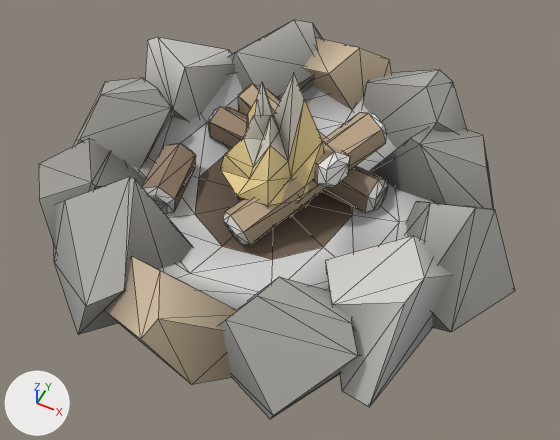
What one commit did to the glTF model src/client/assets/props/forest/firepit.glb.
Rendered twice from a 50 mm lens placed at (0.901, -1.831, 2.16), pointed at (0.085, -0.2, 0.121). The axes (+X, +Y, +Z) are drawn at lower left. The lights are the same throughout. The picture after the commit comes second. Mesh edges are drawn as thin lines. Vertices at exactly the same position are counted once.

The scene before the commit, as lines of its bpy script (objects in view):
```python
me_firepit = bpy.data.meshes.new('firepit')
me_firepit.from_pydata(...)  # 332 vertices, 584 faces; spans x -0.91..0.91, y -0.87..0.87, z 0.0..0.63
me_firepit.materials.append(mat_kit)
ob_firepit = bpy.data.objects.new('firepit', me_firepit)
ob_firepit.location = (0.0, 0.0, 0.0)
```
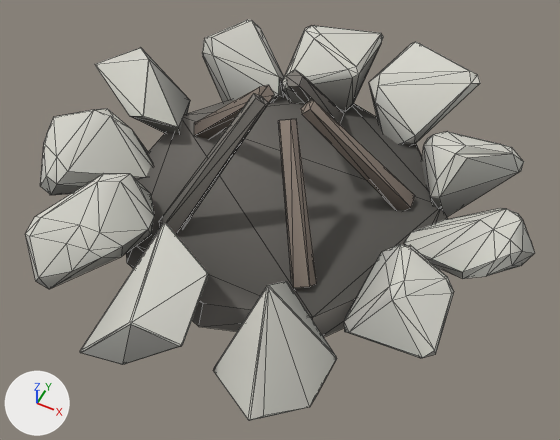
What differs and where, as boxes [x1, y1, x2, y2] in the pictures (560 x 440 px):
```json
{"object": "firepit", "change": "reshaped", "before": [39, 20, 515, 419], "after": [25, 20, 534, 420], "on screen": "7% wider"}
{"part": 1, "of": "me_firepit", "change": "rebuilt", "before": [406, 201, 515, 332], "after": [404, 208, 534, 278]}
{"part": 2, "of": "me_firepit", "change": "rebuilt", "before": [229, 20, 322, 99], "after": [202, 20, 284, 103]}
{"part": 3, "of": "me_firepit", "change": "rebuilt", "before": [370, 128, 494, 209], "after": [422, 132, 524, 217]}
{"part": 4, "of": "me_firepit", "change": "rebuilt", "before": [73, 78, 172, 169], "after": [95, 47, 190, 134]}
{"part": 5, "of": "me_firepit", "change": "rebuilt", "before": [326, 236, 453, 407], "after": [344, 244, 454, 358], "on screen": "13% narrower, 33% shorter"}
{"part": 6, "of": "me_firepit", "change": "rebuilt", "before": [303, 38, 392, 110], "after": [282, 26, 383, 112]}
{"part": 7, "of": "me_firepit", "change": "rebuilt", "before": [54, 177, 193, 334], "after": [25, 174, 154, 289], "on screen": "7% narrower, 27% shorter"}
{"part": 8, "of": "me_firepit", "change": "rebuilt", "before": [219, 277, 360, 419], "after": [213, 281, 337, 420]}
{"part": 9, "of": "me_firepit", "change": "rebuilt", "before": [39, 139, 146, 249], "after": [40, 109, 152, 195]}
{"part": 10, "of": "me_firepit", "change": "added", "after": [126, 94, 448, 337]}
{"part": 11, "of": "me_firepit", "change": "deleted", "before": [223, 113, 387, 245], "on screen": "beige"}
{"part": 12, "of": "me_firepit", "change": "deleted", "before": [208, 106, 387, 212], "on screen": "brown"}
{"part": 13, "of": "me_firepit", "change": "reshaped", "before": [105, 37, 467, 384], "after": [80, 42, 480, 365]}
```

Scene script edits in JSON lines:
```json
{"block": "me_firepit", "where": "# used by ob_firepit; location = (0.0, 0.0, 0.0)"}
{"op": "remove", "block": "me_firepit", "code": "me_firepit.from_pydata(...)  # 332 vertices, 584 faces; spans x -0.91..0.91, y -0.87..0.87, z 0.0..0.63"}
{"op": "add", "block": "me_firepit", "code": "me_firepit.from_pydata(...)  # 408 vertices, 731 faces; spans x -0.92..0.92, y -0.91..0.91, z 0.0..0.57"}
{"block": "me_firepit", "change": "me_firepit part 1: the loose piece of 12 vertices spanning x 0.47..0.91, y -0.34..0.17, z 0.0..0.32 is rebuilt with 34 vertices and now spans x 0.51..0.92, y -0.2..0.14, z 0.03..0.29"}
{"block": "me_firepit", "change": "me_firepit part 2: the loose piece of 12 vertices spanning x -0.55..-0.03, y 0.29..0.78, z 0.0..0.3 is rebuilt with 34 vertices and now spans x -0.59..-0.22, y 0.3..0.69, z 0.0..0.28"}
{"block": "me_firepit", "change": "me_firepit part 3: the loose piece of 12 vertices spanning x 0.23..0.77, y 0.04..0.55, z 0.0..0.31 is rebuilt with 32 vertices and now spans x 0.42..0.78, y 0.11..0.55, z 0.0..0.3"}
{"block": "me_firepit", "change": "me_firepit part 4: the loose piece of 12 vertices spanning x -0.91..-0.52, y -0.32..0.24, z 0.0..0.31 is rebuilt with 30 vertices and now spans x -0.92..-0.45, y -0.04..0.34, z 0.0..0.34"}
{"block": "me_firepit", "change": "me_firepit part 5: the loose piece of 12 vertices spanning x 0.3..0.73, y -0.67..-0.1, z 0.0..0.33 is rebuilt with 29 vertices and now spans x 0.45..0.76, y -0.54..-0.19, z 0.02..0.32"}
{"block": "me_firepit", "change": "me_firepit part 6: the loose piece of 12 vertices spanning x -0.3..0.25, y 0.49..0.87, z 0.0..0.3 is rebuilt with 30 vertices and now spans x -0.22..0.09, y 0.41..0.91, z 0.01..0.33"}
{"block": "me_firepit", "change": "me_firepit part 7: the loose piece of 12 vertices spanning x -0.64..-0.1, y -0.85..-0.39, z 0.0..0.35 is rebuilt with 31 vertices and now spans x -0.59..-0.26, y -0.81..-0.3, z 0.02..0.31"}
{"block": "me_firepit", "change": "me_firepit part 8: the loose piece of 12 vertices spanning x 0.03..0.55, y -0.84..-0.42, z 0.0..0.29 is rebuilt with 32 vertices and now spans x 0.15..0.47, y -0.89..-0.45, z 0.0..0.3"}
{"block": "me_firepit", "change": "me_firepit part 9: the loose piece of 12 vertices spanning x -0.85..-0.43, y -0.66..-0.16, z 0.0..0.3 is rebuilt with 29 vertices and now spans x -0.9..-0.44, y -0.42..-0.08, z 0.0..0.26"}
{"block": "me_firepit", "change": "me_firepit part 10: a new loose piece of 20 vertices spanning x -0.57..0.61, y -0.66..0.58, z 0.02..0.1, in mat_kit"}
{"block": "me_firepit", "change": "me_firepit part 11: the loose piece of 24 vertices spanning x -0.11..0.31, y -0.33..0.28, z 0.03..0.34 is deleted"}
{"block": "me_firepit", "change": "me_firepit part 12: the loose piece of 24 vertices spanning x -0.41..0.36, y 0.02..0.26, z 0.02..0.17 is deleted"}
{"block": "me_firepit", "change": "me_firepit part 13"}
{"block": "me_firepit", "change": "174 vertices are removed from x -0.86..0.61, y -0.87..0.72, z 0.0..0.63"}
{"block": "me_firepit", "change": "316 faces are deleted"}
{"block": "me_firepit", "change": "1 vertex moves within x 0.26, y 0.74, z 0.0"}
{"block": "me_firepit", "change": "105 vertices are added at x -0.44..0.52, y -0.91..0.81, z 0.0..0.57"}
{"block": "me_firepit", "change": "184 new faces join them"}
```
